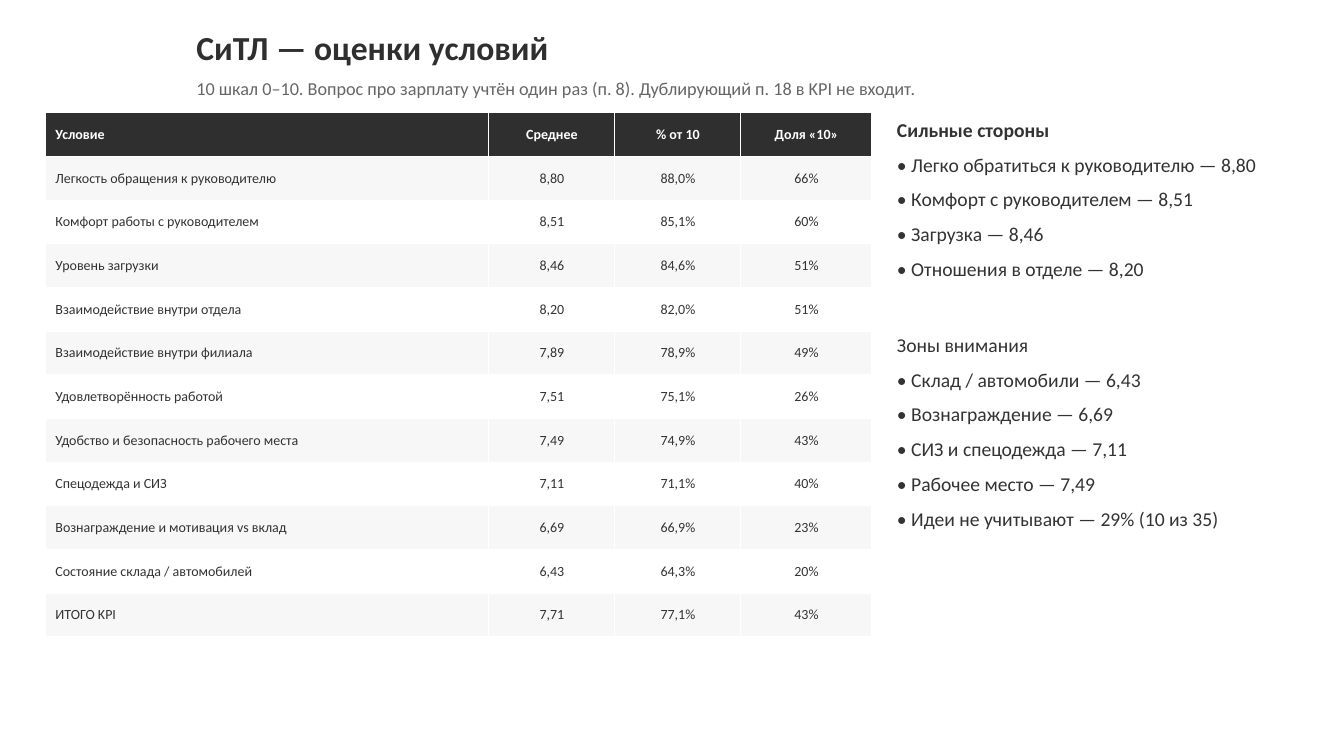
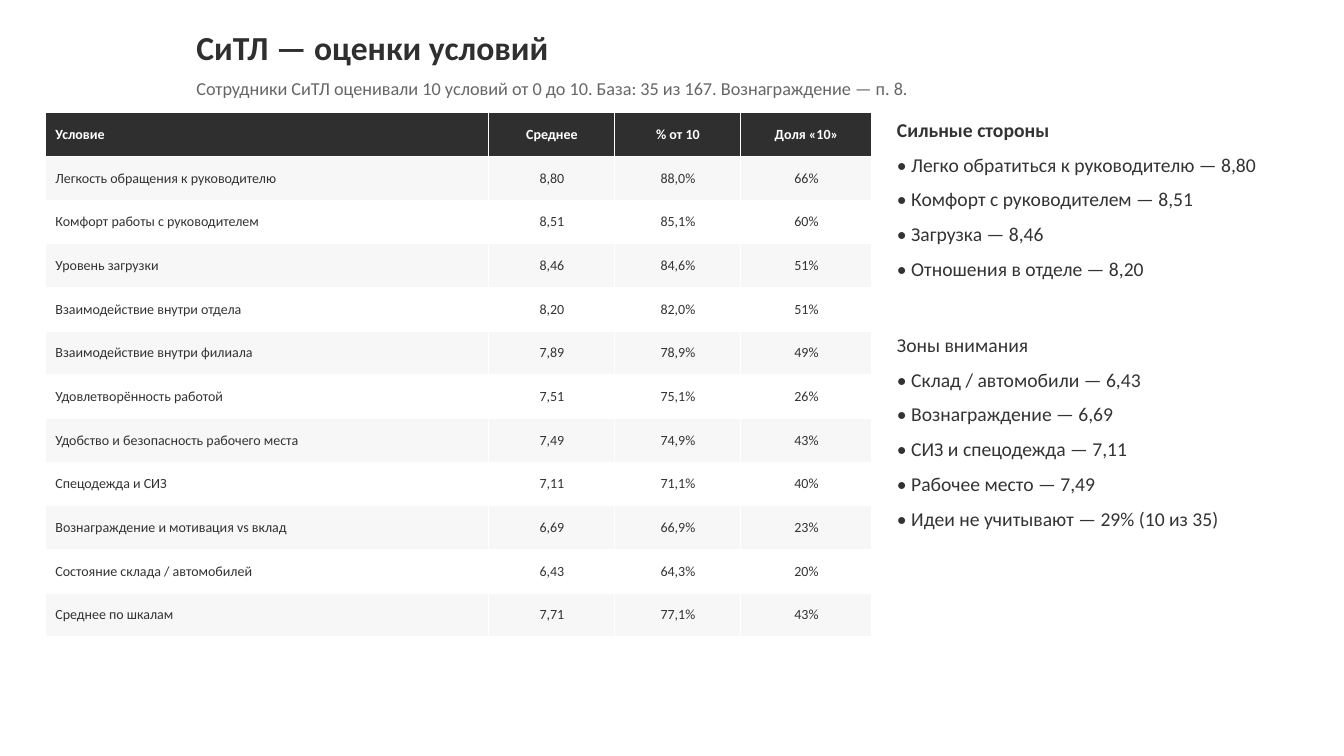
Before and after one commit to mclounge8-prog/imperialmc, a slide deck: slide 6 of reports/Otsenka_Vovlechennosti_2026_god.pptx (slide 5 before the commit). Drawn at 1344x756 pixels with LibreOffice and Linux fonts; fonts in the diff are those of the drawing; background and template pictures are left out. Boxes give left, top, right and bottom in pixels: in the first picture for what was removed or moved away, otherwise in the second. Text is boxed around its words. In the diff, an @@ line names an element or a change of style, - is before the commit and + after.

```diff
--- a/reports/Otsenka_Vovlechennosti_2026_god.pptx
+++ b/reports/Otsenka_Vovlechennosti_2026_god.pptx
@@ text at <box>196,82,908,98</box>: text changed @@
-10 шкал 0–10. Вопрос про зарплату учтён один раз (п. 8). Дублирующий п. 18 в KPI не входит.
+Сотрудники СиТЛ оценивали 10 условий от 0 до 10. База: 35 из 167. Вознаграждение — п. 8.
@@ table at <box>45,113,872,637</box> @@
-row 12, column 1: ИТОГО KPI
+row 12, column 1: Среднее по шкалам
```
Also in this commit, not shown: 6 other slides changed, 1 slide added, 1 other file.
